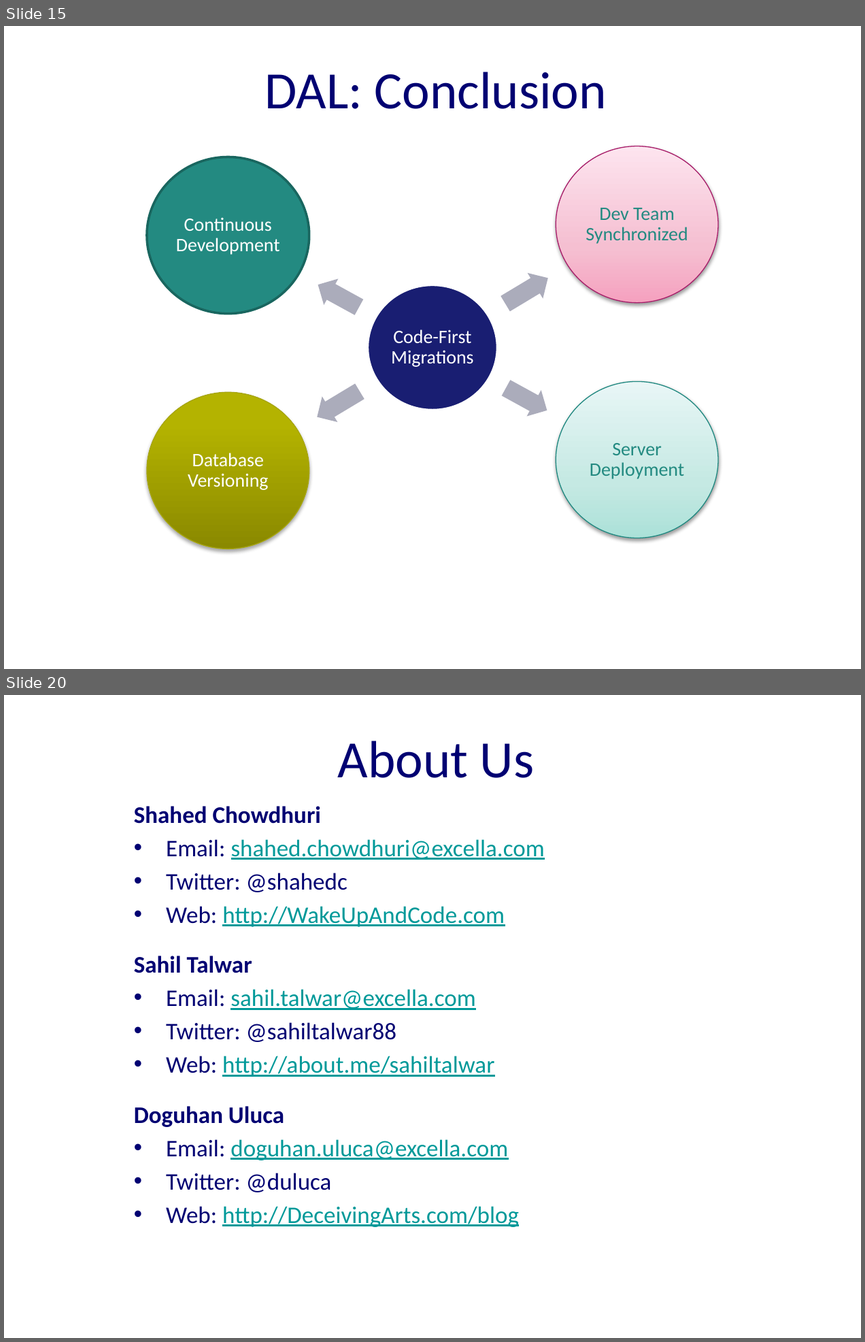
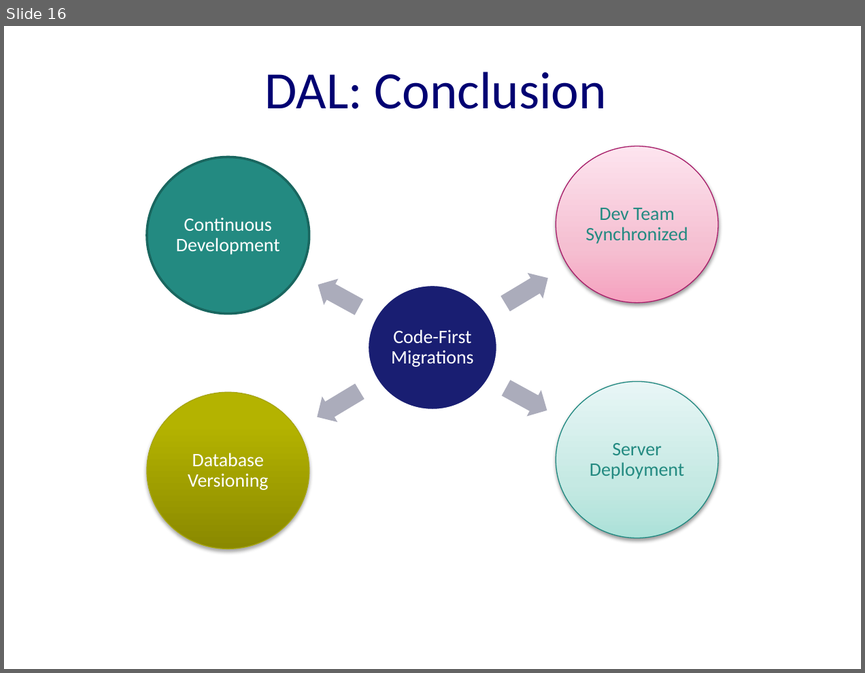
Before and after one commit to excellalabs/ExcellaLean, a slide deck: _presentations/CodeFirstMigrations.pptx. Shown one above the other, each under a label of ours: slides 15 and 20 before the commit, slide 16 after it; the slides between them are not shown. The pictures are 865x1342 and 865x673 pixels, drawn with LibreOffice and Linux fonts; fonts in the diff are those of the drawing; background and template pictures are left out. Boxes give left, top, right and bottom in pixels: in the first picture for what was removed or moved away, otherwise in the second. Text is boxed around its words. In the diff, an @@ line names an element or a change of style, - is before the commit and + after.

```diff
--- a/_presentations/CodeFirstMigrations.pptx
+++ b/_presentations/CodeFirstMigrations.pptx
@@ slide 20 removed at (4, 695, 861, 1338), background #FFFFFF @@
@@ title removed at (338, 741, 534, 778) @@
-About Us
@@ text removed at (134, 806, 545, 927) @@
-Shahed Chowdhuri
-• Email: shahed.chowdhuri@excella.com
-• Twitter: @shahedc
-• Web: http://WakeUpAndCode.com
@@ text removed at (134, 955, 494, 1076) @@
-Sahil Talwar
-• Email: sahil.talwar@excella.com
-• Twitter: @sahiltalwar88
-• Web: http://about.me/sahiltalwar
@@ text removed at (134, 1106, 519, 1227) @@
-Doguhan Uluca
-• Email: doguhan.uluca@excella.com
-• Twitter: @duluca
-• Web: http://DeceivingArts.com/blog
@@ what was slide 15 is now slide 16 @@
```
Also in this commit, not shown: 1 slide changed, 18 slides added, 7 other slides removed, 2 other files.
